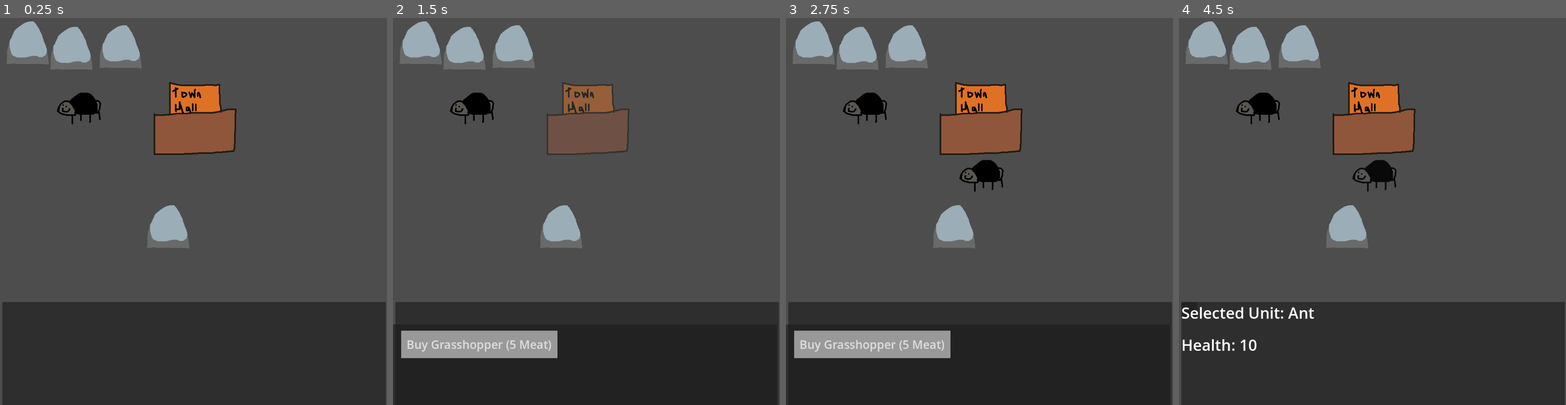
Above: before the commit, frames 1-4 (left to right).
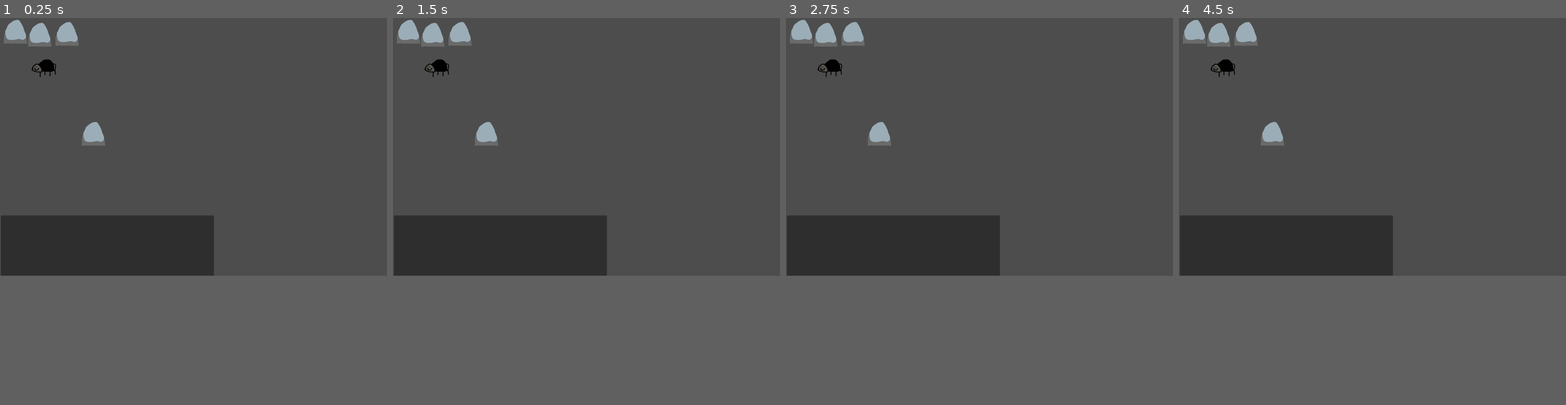
Above: after the commit, the same moments.

Repository: johnfn/LD52
Game: Godot game, scene res://root.tscn
The game is run twice, just before and just after one commit, with the same random seed, the same clock (stepped at 60 frames per second) and the same inputs.
Inputs (mouse positions are in pixels of both pictures, inside the frame that each line leads up to):
- Up to frame 1 (0.25 s): no input
- Up to frame 2 (1.5 s): tap Enter at 0.5 s; move the mouse to (478, 118) at 0.52 s; click (478, 118) at 0.67 s; tap Space at 1.25 s; move the mouse to (590, 118) at 1.27 s; click (590, 118) at 1.42 s
- Up to frame 3 (2.75 s): click (871, 343) at 2 s, where only the run before the commit has a clickable "Buy Grasshopper (5 Meat)"
- Up to frame 4 (4.5 s): click (1264, 343) at 2.75 s, where only the run before the commit has a clickable "Buy Grasshopper (5 Meat)"; click (1264, 343) at 3.5 s, where only the run before the commit has a clickable "Buy Grasshopper (5 Meat)"; tap Enter at 4.25 s; move the mouse to (1380, 184) at 4.27 s; click (1380, 184) at 4.42 s
In our replay, the window is 800x800 before the commit and 800x533 after it. These sizes can differ from the game's own. Grey fills any space a smaller window leaves; there, only what the larger window draws over its background counts as a difference.

The runs differ from the first frame. In frame 1, 22% of the frame differs, in the area x 0-100%, y 0-100%; in frame 2, 25%; in frame 3, 26%; in frame 4, 24%.

Commit message:
build town halls

Diff:
--- a/UiPanel.gd
+++ b/UiPanel.gd
@@ -1,32 +1,73 @@
 extends Panel
 
+# "Build" or "Command"
+var game_mode = "Command"
 var selected_unit: Sprite2D = null
+var selected_building: Sprite2D
 
 @onready var town_hall_panel: Panel = $TownHallPanel
+
 @onready var build_panel: Panel = $BuildPanel
 @onready var progress_label: Label = $BuildPanel/ProgressLabel
+
 @onready var unit_panel: Panel = $UnitPanel
+@onready var stats_label: Label = $UnitPanel/StatsLabel
+@onready var selected_unit_label: Label = $UnitPanel/SelectedUnitLabel
 
-@onready var selected_unit_label: Label = $UnitPanel/SelectedUnitLabel
-@onready var stats_label: Label = $UnitPanel/StatsLabel
+@onready var builder_panel: Panel = $BuilderPanel
+@onready var town_hall_button: Button = $BuilderPanel/TownHallButton
+
 @onready var town_hall_buy_grasshopper_button: Button = $TownHallPanel/BuyGrasshopper
 
 # Called when the node enters the scene tree for the first time.
 func _ready():
-  update_ui()
+  show_command_ui()
 
   town_hall_buy_grasshopper_button.connect("pressed", func():
     if selected_unit != null and selected_unit.unit_name == "Town Hall":
       selected_unit.buy_unit("Grasshopper")
   )
 
+  town_hall_button.connect("pressed", func():
+    selected_building = preload("res://scenes/town_hall.tscn").instantiate()
+
+    selected_building.modulate = Color(1, 1, 1, 0.5)
+
+    get_node("/root/Root").add_child(selected_building)
+    game_mode = "Build"
+  )
+
 func _process(_delta):
-  update_ui()
+  if game_mode == "Move":
+    show_command_ui()
 
-func update_ui():
+
+# TODO: All mouse input should be handled through here; things are going to get
+# too confusing otherwise with every node trying to do its own thing!
+
+func _input(event):
+  if event is InputEventMouseButton:
+    if event.button_index == MOUSE_BUTTON_LEFT:
+      if game_mode == "Build":
+        if selected_building != null:
+          selected_building.modulate = Color(1, 1, 1, 1)
+          selected_building = null
+
+          game_mode = "Command"
+          return
+
+  if event is InputEventMouseMotion:
+    if game_mode == "Build":
+      var mouse = get_viewport().get_mouse_position()
+      var rounded = Vector2(round(mouse.x / 32) * 32, round(mouse.y / 32) * 32)
+
+      selected_building.position = rounded
+
+func show_command_ui():
   var town_hall_panel_visible = false
   var build_panel_visible = false
   var unit_panel_visible = false
+  var builder_panel_visible = false
 
   if selected_unit == null:
     selected_unit_label.text = "Selected Unit: None"
@@ -41,17 +82,17 @@
         progress_label.text = "Progress: " + str(round(selected_unit.build_progress * 100 / selected_unit.build_time)) + "%"
 
     if selected_unit.unit_name == "Ant":
-      unit_panel_visible = true
-      stats_label.text = "Health: " + str(selected_unit.health)
+      builder_panel_visible = true
 
   town_hall_panel.visible = town_hall_panel_visible
   build_panel.visible = build_panel_visible
   unit_panel.visible = unit_panel_visible
+  builder_panel.visible = builder_panel_visible
 
 func select(unit: Sprite2D):
   selected_unit = unit
 
-  update_ui()
+  show_command_ui()
 
 func move(position: Vector2):
   if selected_unit != null and selected_unit.unit_name == "Ant":
--- a/project.godot
+++ b/project.godot
@@ -17,8 +17,8 @@
 
 [display]
 
-window/size/viewport_width=1000
-window/size/viewport_height=1000
+window/size/viewport_width=1800
+window/size/viewport_height=1200
 
 [dotnet]
 
--- a/root.tscn
+++ b/root.tscn
@@ -1,15 +1,9 @@
-[gd_scene load_steps=10 format=3 uid="uid://b2ioxh4mhw6y2"]
+[gd_scene load_steps=6 format=3 uid="uid://b2ioxh4mhw6y2"]
 
 [ext_resource type="Script" path="res://Map.gd" id="1_6y1nh"]
 [ext_resource type="Texture2D" uid="uid://da4wt66vugmy" path="res://assets/rock.png" id="1_hrow8"]
 [ext_resource type="PackedScene" uid="uid://dr36wj34htulv" path="res://scenes/ant.tscn" id="3_0h73t"]
-[ext_resource type="Texture2D" uid="uid://c0jfuwkt6bp3l" path="res://assets/town_hall.png" id="4_a8vu0"]
-[ext_resource type="Script" path="res://TownHall.gd" id="5_24mp2"]
-[ext_resource type="Script" path="res://ClickableArea2D.gd" id="6_hqid7"]
 [ext_resource type="Script" path="res://UiPanel.gd" id="6_o2q21"]
-
-[sub_resource type="RectangleShape2D" id="RectangleShape2D_anmcy"]
-size = Vector2(204, 169)
 
 [sub_resource type="StyleBoxFlat" id="StyleBoxFlat_rs4lf"]
 
@@ -41,27 +35,15 @@
 [node name="Ant" parent="." instance=ExtResource("3_0h73t")]
 position = Vector2(199, 251)
 
-[node name="TownHall" type="Sprite2D" parent="."]
-position = Vector2(500, 275)
-texture = ExtResource("4_a8vu0")
-script = ExtResource("5_24mp2")
-
-[node name="Area" type="Area2D" parent="TownHall" groups=["collider"]]
-collision_layer = 3
-script = ExtResource("6_hqid7")
-
-[node name="CollisionShape" type="CollisionShape2D" parent="TownHall/Area"]
-position = Vector2(9, -12)
-shape = SubResource("RectangleShape2D_anmcy")
-
 [node name="UiPanel" type="Panel" parent="."]
-offset_left = 6.0
-offset_top = 734.0
-offset_right = 997.0
-offset_bottom = 1014.0
+offset_left = 4.0
+offset_top = 919.0
+offset_right = 995.0
+offset_bottom = 1199.0
 script = ExtResource("6_o2q21")
 
 [node name="UnitPanel" type="Panel" parent="UiPanel"]
+visible = false
 layout_mode = 0
 offset_right = 40.0
 offset_bottom = 40.0
@@ -79,7 +61,29 @@
 offset_right = 509.0
 offset_bottom = 162.0
 theme_override_font_sizes/font_size = 40
+text = "Stats"
+
+[node name="BuilderPanel" type="Panel" parent="UiPanel"]
+layout_mode = 1
+offset_right = 40.0
+offset_bottom = 40.0
+
+[node name="SelectedUnitLabel" type="Label" parent="UiPanel/BuilderPanel"]
+layout_mode = 1
+offset_right = 509.0
+offset_bottom = 79.0
+theme_override_font_sizes/font_size = 40
 text = "Selection: Literally nothing"
+
+[node name="TownHallButton" type="Button" parent="UiPanel/BuilderPanel"]
+layout_mode = 0
+offset_left = 16.0
+offset_top = 84.0
+offset_right = 148.0
+offset_bottom = 216.0
+theme_override_font_sizes/font_size = 40
+text = "Town
+Hall"
 
 [node name="BuildPanel" type="Panel" parent="UiPanel"]
 visible = false
--- /dev/null
+++ b/scenes/town_hall.tscn
@@ -0,0 +1,21 @@
+[gd_scene load_steps=5 format=3 uid="uid://i6od1cr3x623"]
+
+[ext_resource type="Texture2D" uid="uid://c0jfuwkt6bp3l" path="res://assets/town_hall.png" id="1_edfkt"]
+[ext_resource type="Script" path="res://TownHall.gd" id="2_i170x"]
+[ext_resource type="Script" path="res://ClickableArea2D.gd" id="3_othbg"]
+
+[sub_resource type="RectangleShape2D" id="RectangleShape2D_anmcy"]
+size = Vector2(204, 169)
+
+[node name="TownHall" type="Sprite2D"]
+position = Vector2(500, 275)
+texture = ExtResource("1_edfkt")
+script = ExtResource("2_i170x")
+
+[node name="Area" type="Area2D" parent="." groups=["collider"]]
+collision_layer = 3
+script = ExtResource("3_othbg")
+
+[node name="CollisionShape" type="CollisionShape2D" parent="Area"]
+position = Vector2(9, -12)
+shape = SubResource("RectangleShape2D_anmcy")
